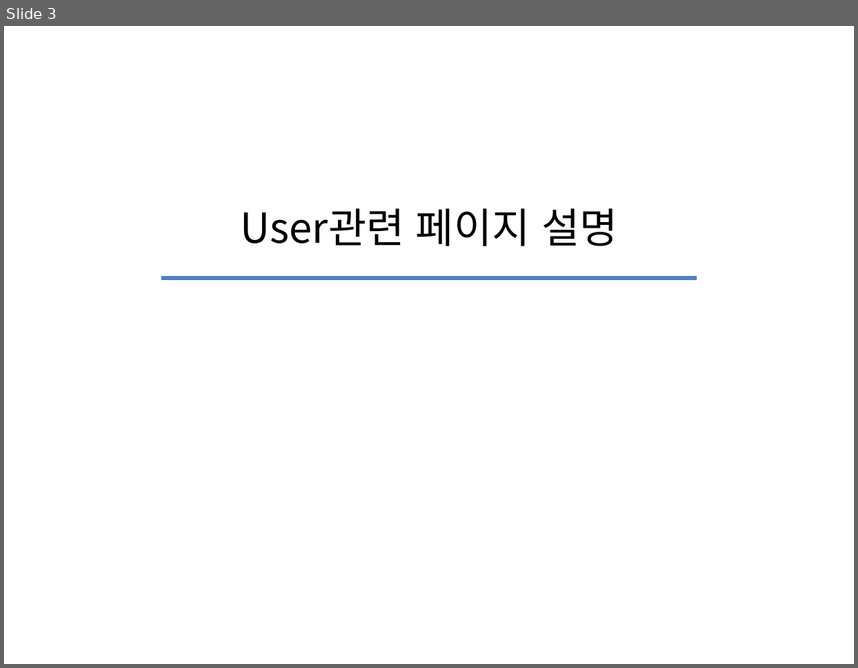
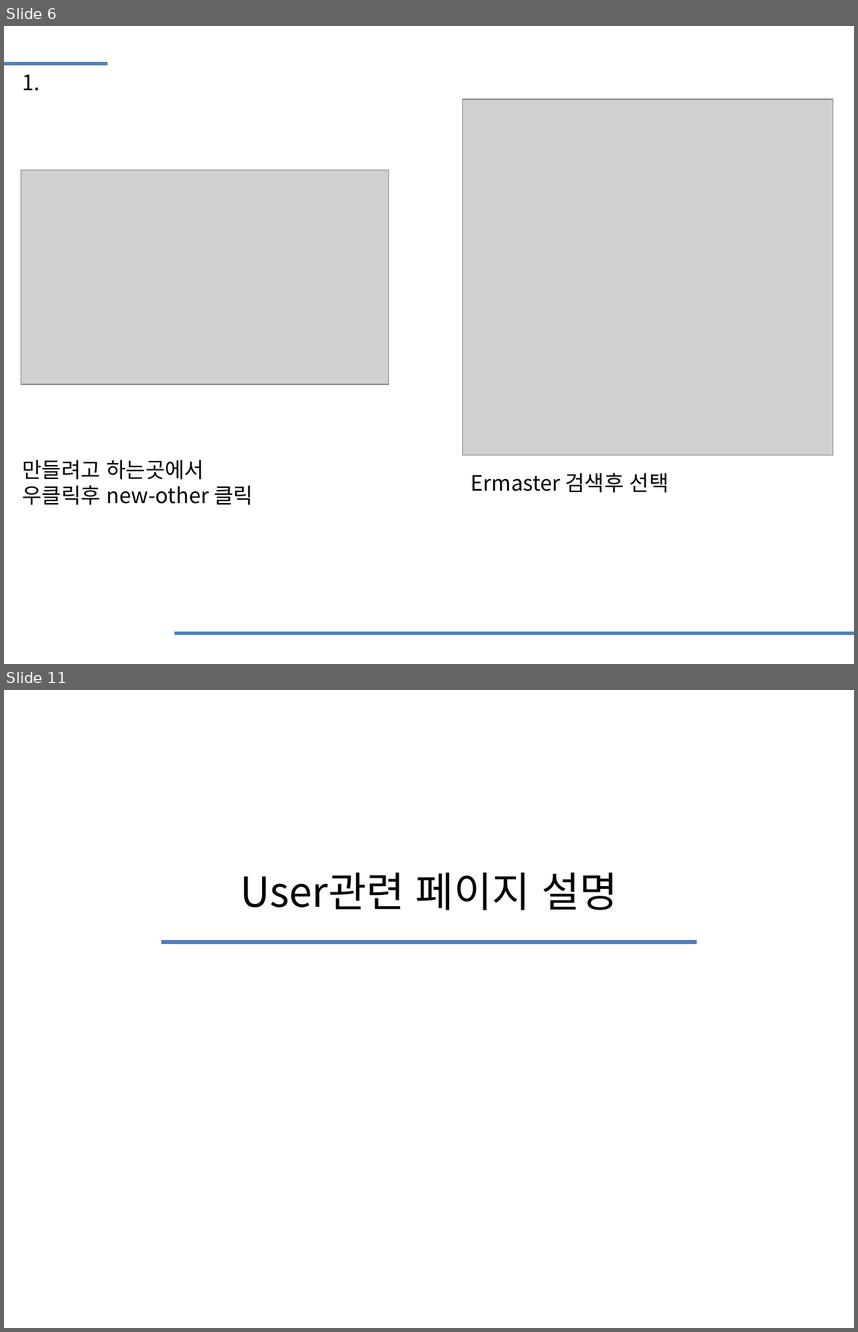
Before and after one commit to moon70717/iot_spring, a slide deck: iot_spring2/src/main/webapp/WEB-INF/views/db/main/iot_study2.pptx. Shown one above the other, each under a label of ours: slide 3 before the commit, slides 6 and 11 after it; the slides between them are not shown. The pictures are 858x668 and 858x1332 pixels, drawn with LibreOffice and Linux fonts; fonts in the diff are those of the drawing; grey boxes stand for pictures. Boxes give left, top, right and bottom in pixels: in the first picture for what was removed or moved away, otherwise in the second. Text is boxed around its words. In the diff, an @@ line names an element or a change of style, - is before the commit and + after.

```diff
--- a/iot_spring2/src/main/webapp/WEB-INF/views/db/main/iot_study2.pptx
+++ b/iot_spring2/src/main/webapp/WEB-INF/views/db/main/iot_study2.pptx
@@ slide 6 added at (x1=4, y1=26, x2=854, y2=664), background #FFFFFF @@
@@ line added from (4, 63) to (107, 63), #4F81BD 3 pt @@
@@ text added at (x1=23, y1=74, x2=41, y2=91), 18 pt, text #000000 @@
+1.
@@ picture added at (x1=462, y1=99, x2=833, y2=454) @@
@@ picture added at (x1=21, y1=170, x2=389, y2=384) @@
@@ text added at (x1=23, y1=459, x2=253, y2=505), 18 pt, text #000000 @@
+만들려고 하는곳에서
+우클릭후 new-other 클릭
@@ text added at (x1=471, y1=472, x2=669, y2=492), 18 pt, text #000000 @@
+Ermaster 검색후 선택
@@ line added from (175, 633) to (854, 633), #4F81BD 3 pt @@
@@ what was slide 3 is now slide 11 @@
```
Also in this commit, not shown: 1 slide changed, 8 other slides added, 1 slide removed, 6 other files.
